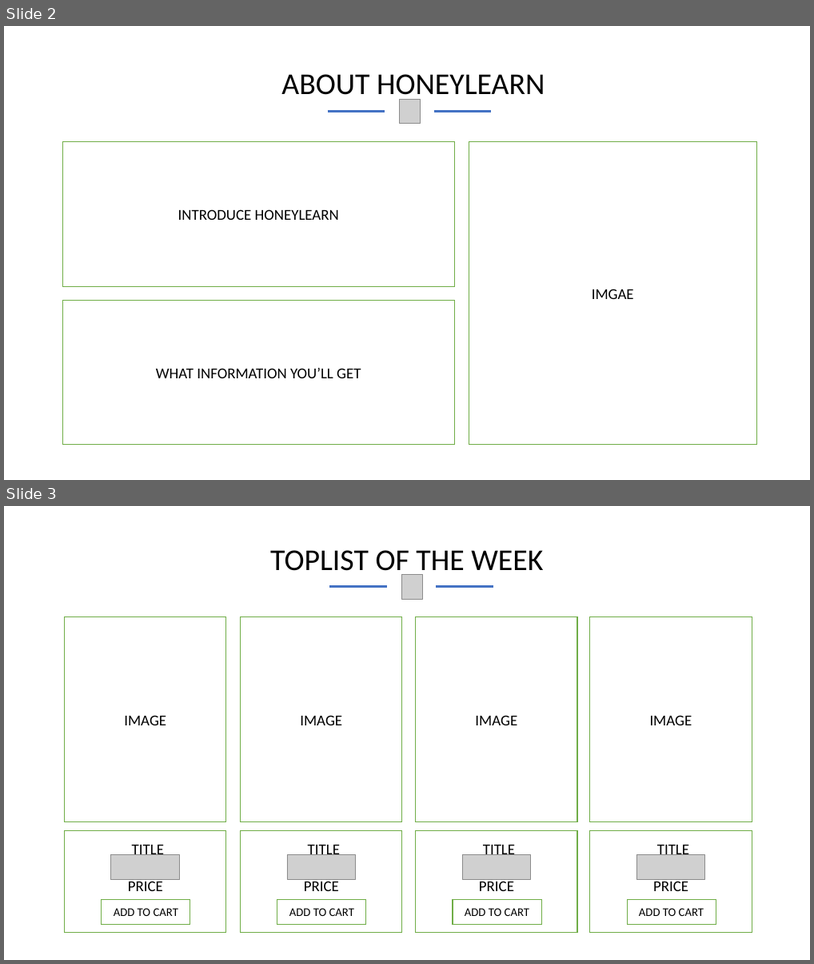
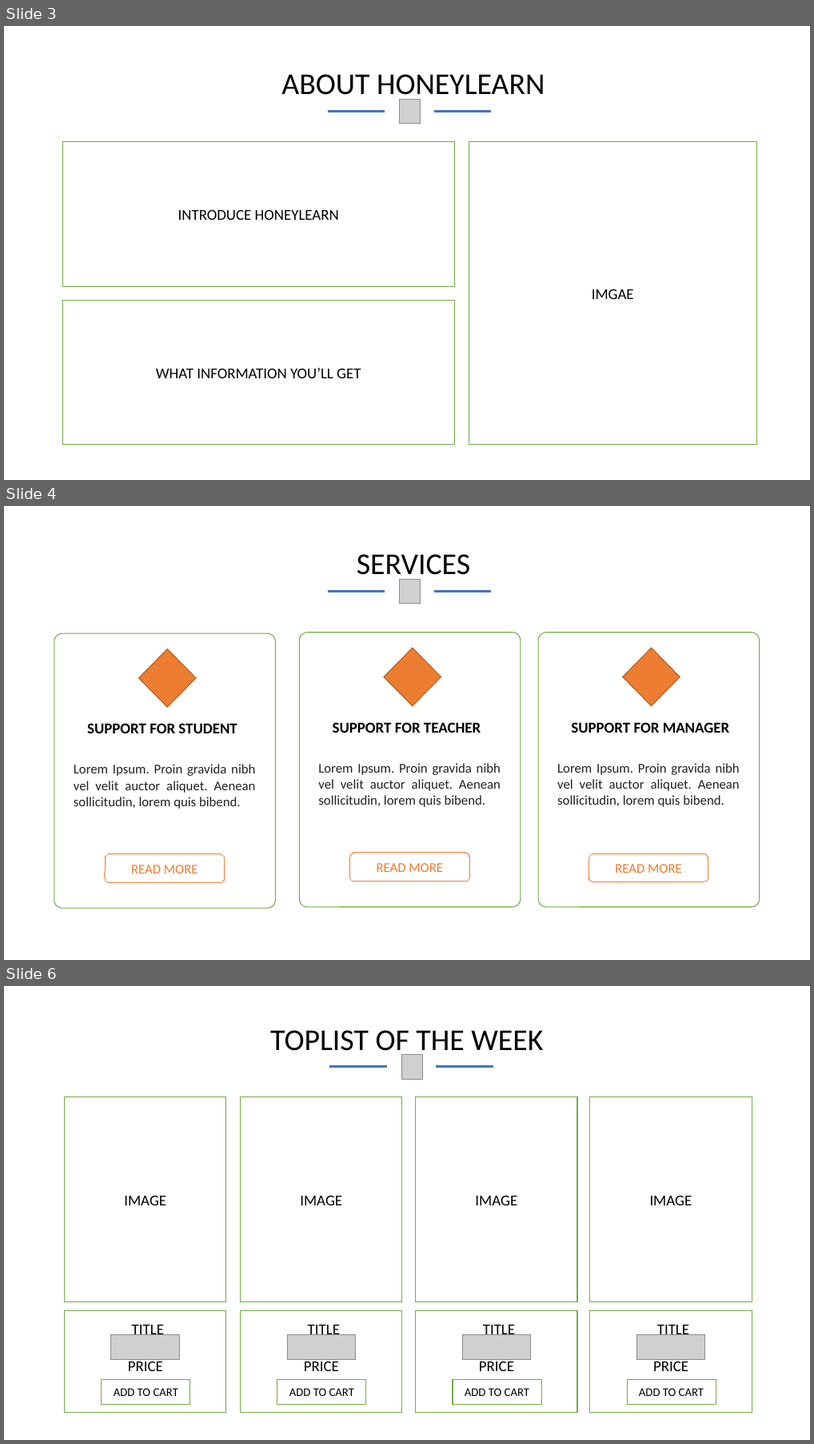
Before and after one commit to dangtuan21/hl_docs, a slide deck: LMS_Silde_Introduce.pptx. Shown one above the other, each under a label of ours: slides 2 and 3 before the commit, slides 3, 4 and 6 after it; the slides between them are not shown. The pictures are 814x964 and 814x1444 pixels, drawn with LibreOffice and Linux fonts; fonts in the diff are those of the drawing; grey boxes stand for pictures. Boxes give left, top, right and bottom in pixels: in the first picture for what was removed or moved away, otherwise in the second. Text is boxed around its words. In the diff, an @@ line names an element or a change of style, - is before the commit and + after.

```diff
--- a/LMS_Silde_Introduce.pptx
+++ b/LMS_Silde_Introduce.pptx
@@ slide 4 added at (4,506,810,960), background #FFFFFF @@
@@ text added at (357,554,470,582), 36 pt, text #000000 @@
+SERVICES
@@ line added from (328, 592) to (385, 592), #4472C4 3 pt @@
@@ picture added at (400,579,421,604) @@
@@ line added from (434, 592) to (491, 592), #4472C4 3 pt @@
@@ group added at (54,634,276,908): 2 rounded rectangles, 2 texts, 1 diamond @@
+SUPPORT FOR STUDENT
+READ MORE
+Lorem Ipsum. Proin gravida nibh vel velit auctor aliquet. Aenean sollicitudin, lorem quis bibend.
@@ group added at (300,632,522,907): 2 rounded rectangles, 2 texts, 1 diamond @@
+SUPPORT FOR TEACHER
+READ MORE
+Lorem Ipsum. Proin gravida nibh vel velit auctor aliquet. Aenean sollicitudin, lorem quis bibend.
@@ group added at (538,632,760,907): 2 rounded rectangles, 2 texts, 1 diamond @@
+SUPPORT FOR MANAGER
+READ MORE
+Lorem Ipsum. Proin gravida nibh vel velit auctor aliquet. Aenean sollicitudin, lorem quis bibend.
@@ what was slide 2 is now slide 3 @@
@@ what was slide 3 is now slide 6 @@
```
Also in this commit, not shown: 2 other slides added.
